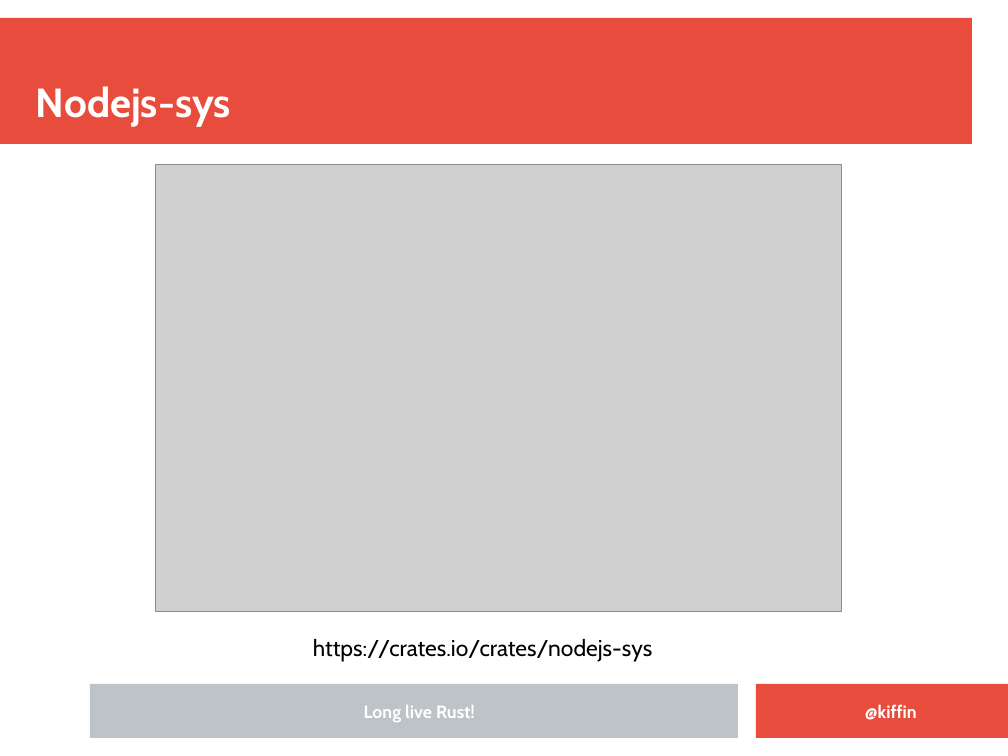
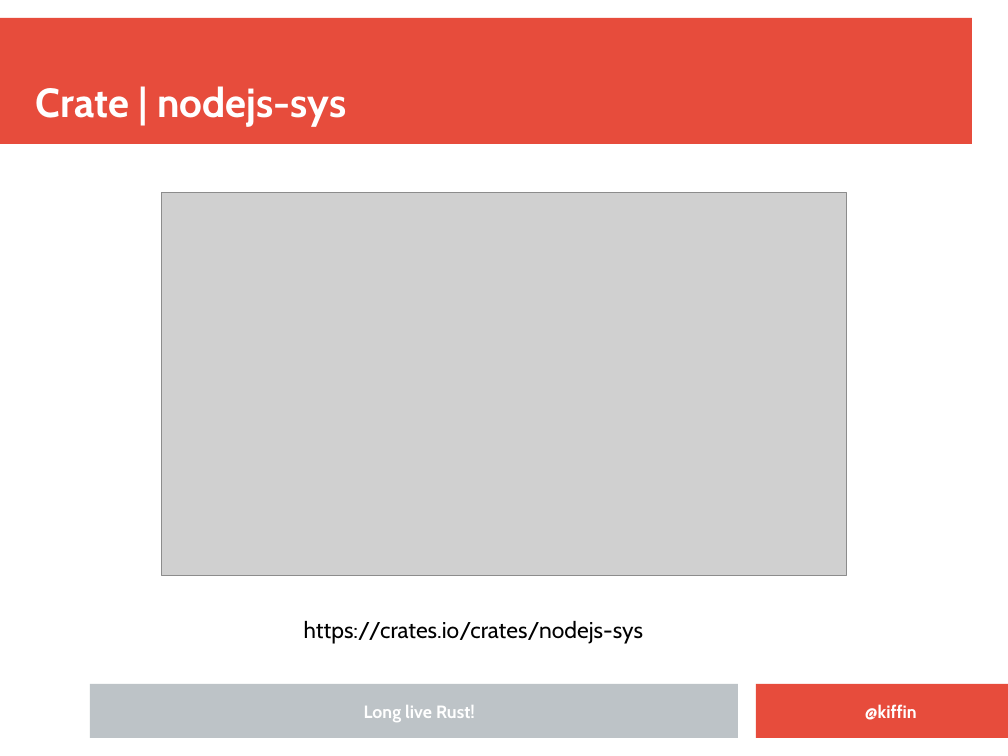
Before and after one commit to kgish/rust-node-addon-template, a slide deck: slide 12 of presentation/Embedding-Rust-in-NodeJS-applications.odp. Drawn at 1008x756 pixels with LibreOffice and Linux fonts; fonts in the diff are those of the drawing; grey boxes stand for pictures; background and template pictures are left out. Boxes give left, top, right and bottom in pixels: in the first picture for what was removed or moved away, otherwise in the second. Text is boxed around its words. In the diff, an @@ line names an element or a change of style, - is before the commit and + after.

```diff
--- a/presentation/Embedding-Rust-in-NodeJS-applications.odp
+++ b/presentation/Embedding-Rust-in-NodeJS-applications.odp
@@ title at [36,86,346,127]: text changed @@
-Nodejs-sys
+Crate | nodejs-sys
@@ picture: place and size @@
-picture at [155,165,842,611]
+picture at [161,193,847,575]
@@ text "https://crates.io/crates/nodejs-sys": place and size @@
-text "https://crates.io/crates/nodejs-sys" at [313,639,652,662]
+text "https://crates.io/crates/nodejs-sys" at [304,621,643,644]
```
Also in this commit, not shown: 5 other slides changed, 1 other file.
